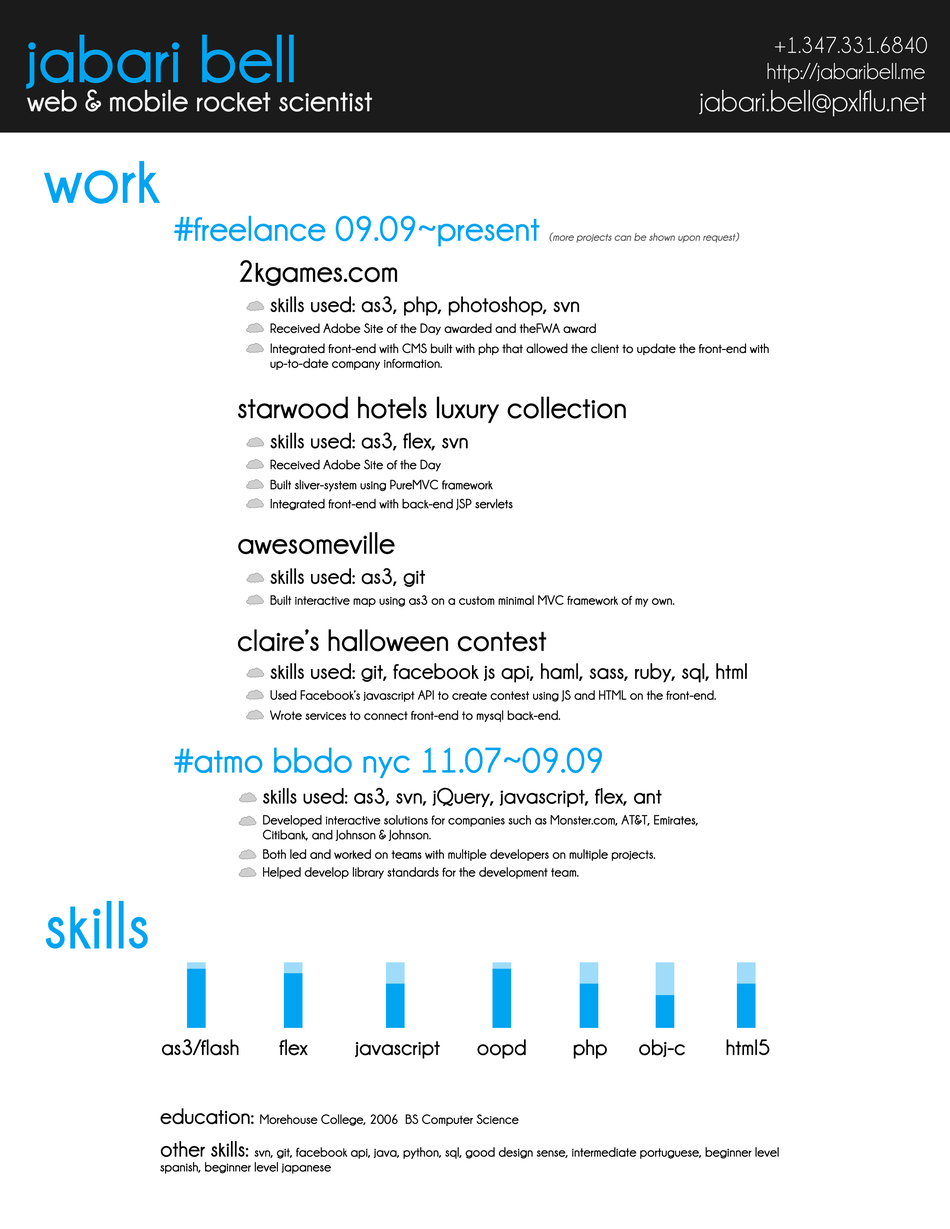
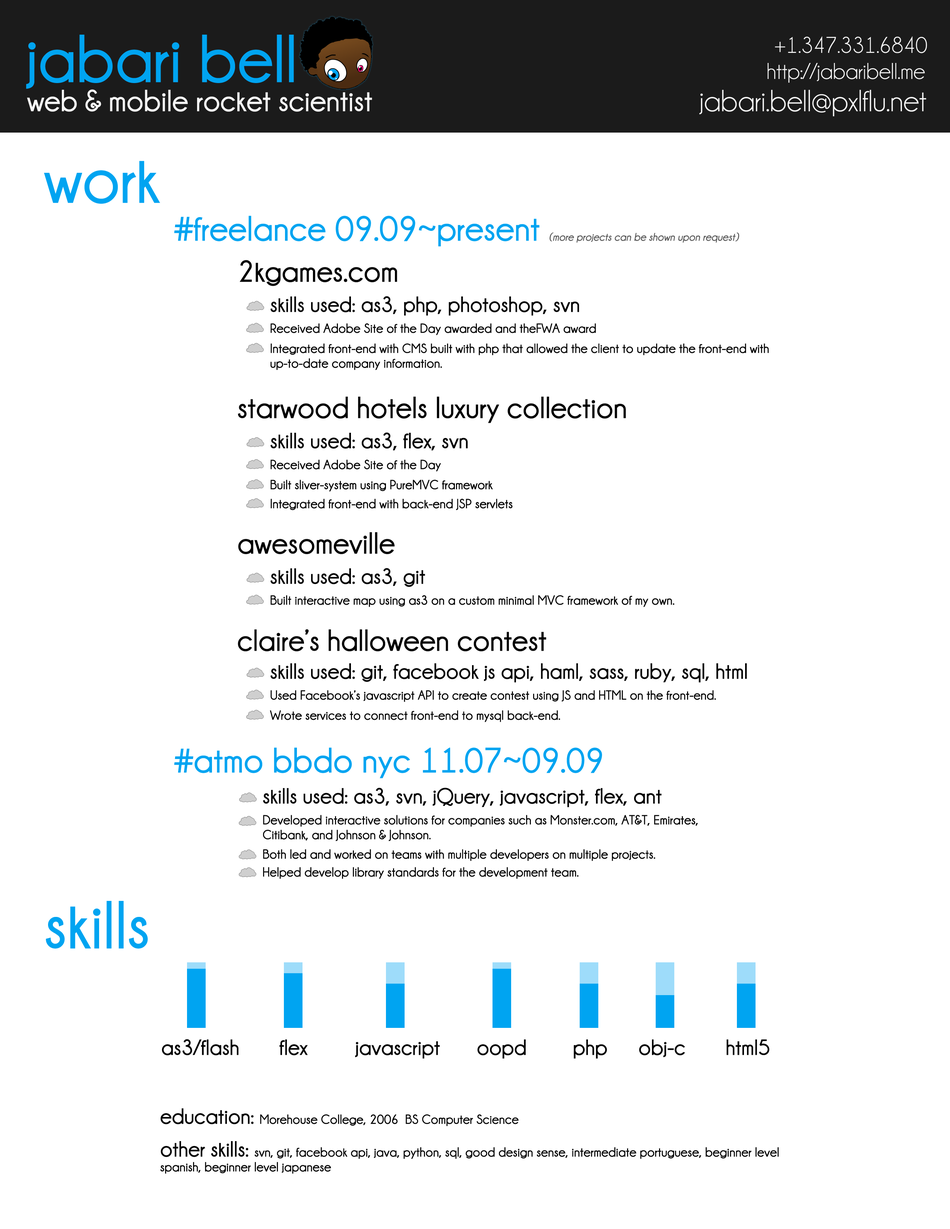
Layer changes from the first 950×1229 image to the second:
added layer "Layer 48" in group "cloud_1 copy" over (299, 16, 373, 90)
